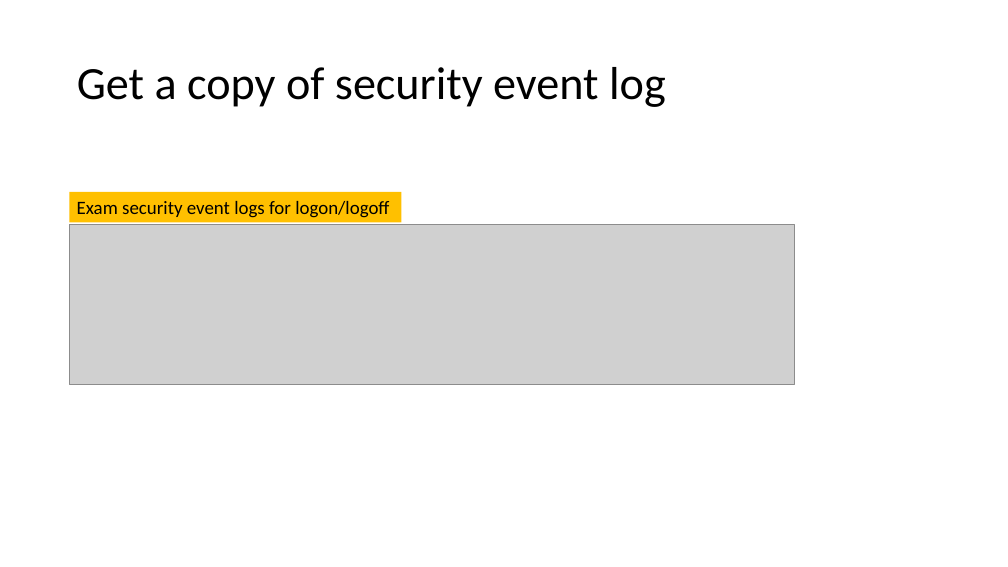
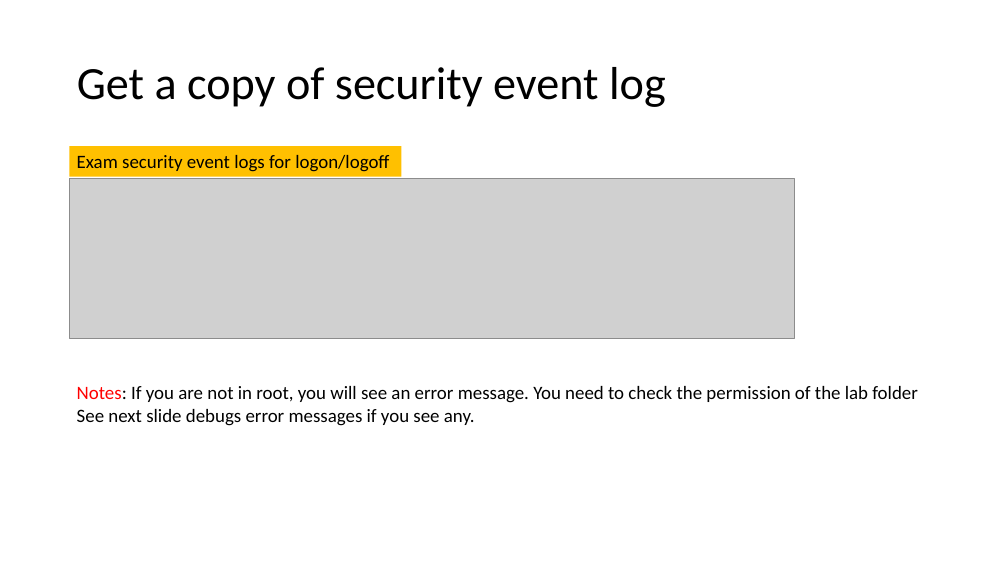
Before and after one commit to frankwxu/digital-forensics-lab, a slide deck: slide 6 of NIST_Data_Leakage_Case/NIST_Data_Leakage_02._WinEvt_XML.pptx. Drawn at 1008x567 pixels with LibreOffice and Linux fonts; fonts in the diff are those of the drawing; grey boxes stand for pictures; background and template pictures are left out. Boxes give left, top, right and bottom in pixels: in the first picture for what was removed or moved away, otherwise in the second. Text is boxed around its words. In the diff, an @@ line names an element or a change of style, - is before the commit and + after.

```diff
--- a/NIST_Data_Leakage_Case/NIST_Data_Leakage_02._WinEvt_XML.pptx
+++ b/NIST_Data_Leakage_Case/NIST_Data_Leakage_02._WinEvt_XML.pptx
@@ rectangle "Exam security event logs for ...": place and size @@
-rectangle "Exam security event logs for ..." at <box>70,192,402,222</box>
+rectangle "Exam security event logs for ..." at <box>70,146,402,176</box>
@@ picture: place and size @@
-picture at <box>70,224,795,384</box>
+picture at <box>70,178,795,339</box>
@@ text added at <box>77,386,918,426</box>, 18 pt, text #000000 @@
+Notes: If you are not in root, you will see an error message. You need to check the permission of the lab folder
+See next slide debugs error messages if you see any.
```
Also in this commit, not shown: 3 other slides changed, 2 slides added, 1 slide removed, 1 other file.
